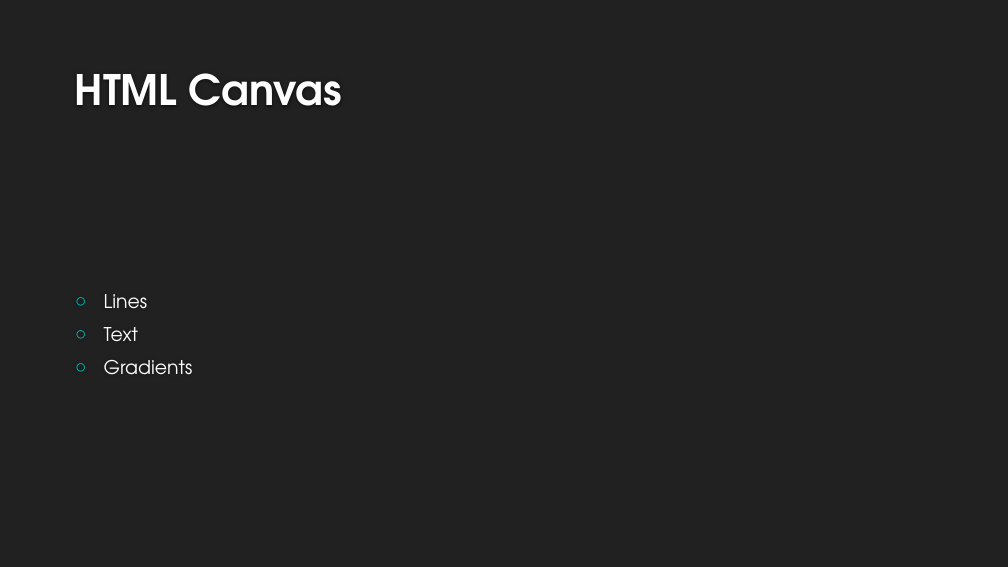
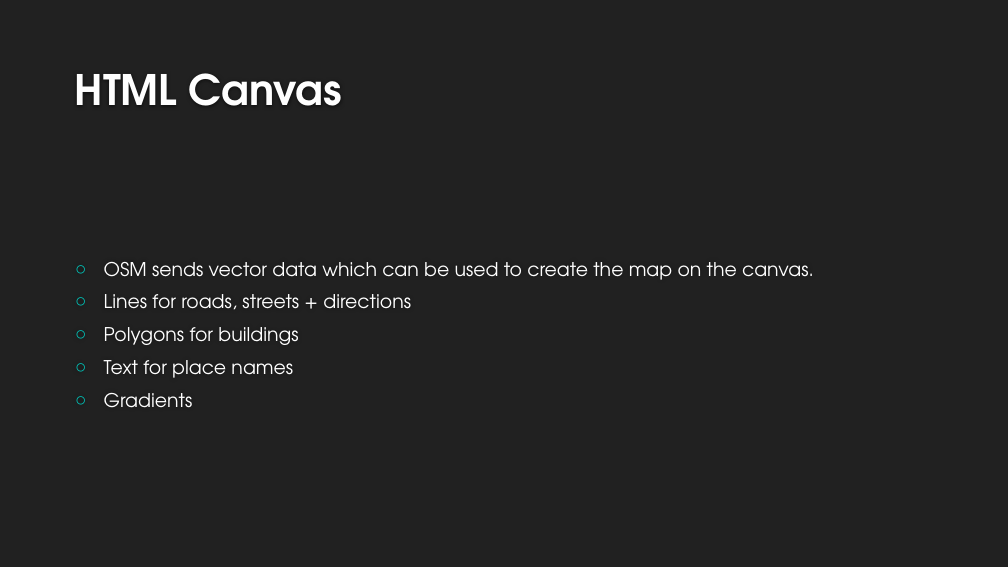
Before and after one commit to devquidevelopments/offline-map, a slide deck: slide 13 of Project/Presentation.pptx (slide 12 before the commit). Drawn at 1008x567 pixels with LibreOffice and Linux fonts; fonts in the diff are those of the drawing; background and template pictures are left out. Boxes give left, top, right and bottom in pixels: in the first picture for what was removed or moved away, otherwise in the second. Text is boxed around its words. In the diff, an @@ line names an element or a change of style, - is before the commit and + after.

```diff
--- a/Project/Presentation.pptx
+++ b/Project/Presentation.pptx
@@ text at (104,262,814,378): text changed @@
-○ Lines
-○ Text
+○ OSM sends vector data which can be used to create the map on the canvas.
+○ Lines for roads, streets + directions
+○ Polygons for buildings
+○ Text for place names
```
Also in this commit, not shown: 6 other slides changed, 4 slides added, 2 slides removed.
